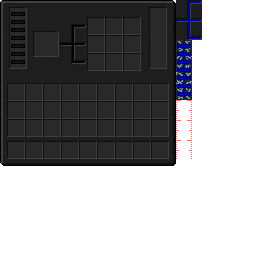
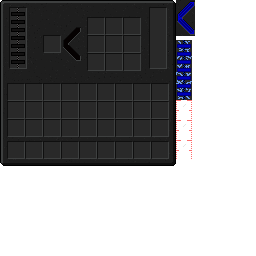
Layers edited between the first and the second w=256, h=256 image:
painted on "Background" over 3, 0, 202, 163
